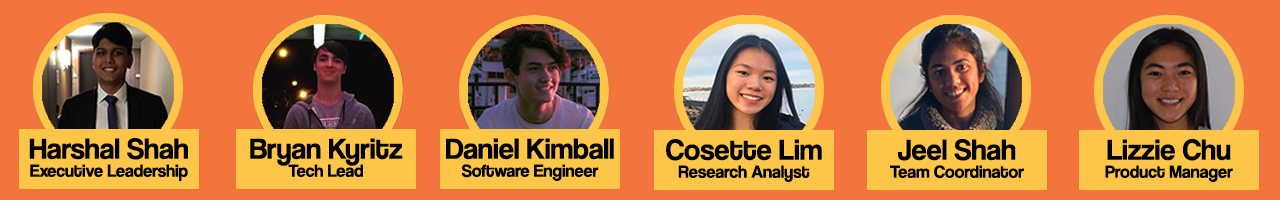
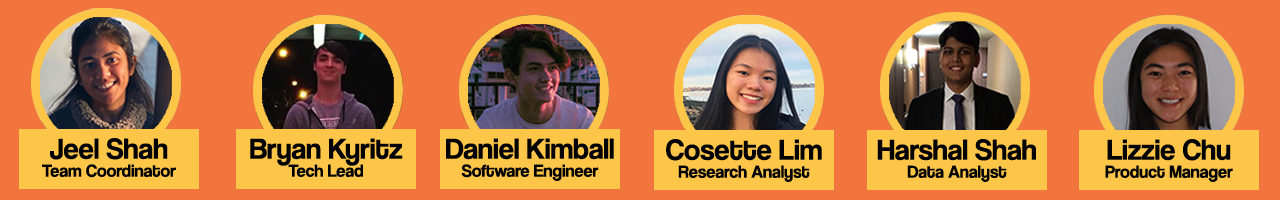
Comparing the layer stacks of the two w=1280, h=200 images. Changes:
renamed "Jeel Shah Team Coordinator" to "Harshal Shah Data Analyst", painted on it over bbox(877, 139, 1036, 182)
renamed "Harshal Shah Executive Leadership" to "Jeel Shah Team Coordinator", painted on it over bbox(29, 138, 188, 181)
added layer "Layer 2" above "Ellipse 1" over bbox(31, 8, 181, 158)
painted on "Ellipse 1" over bbox(33, 12, 1031, 165)
